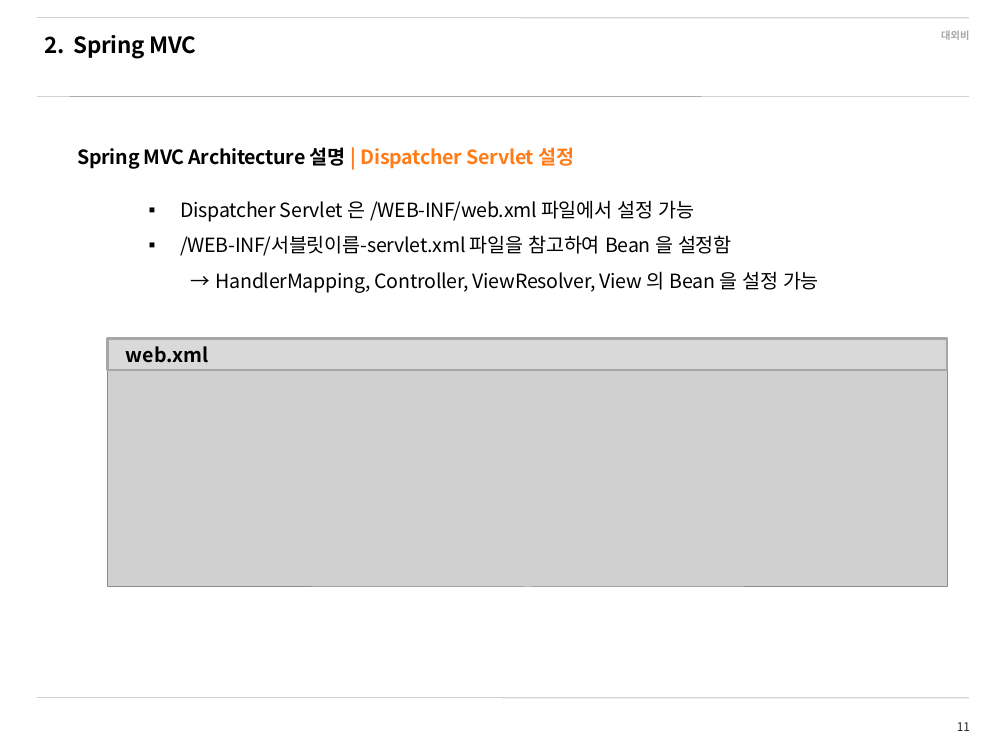
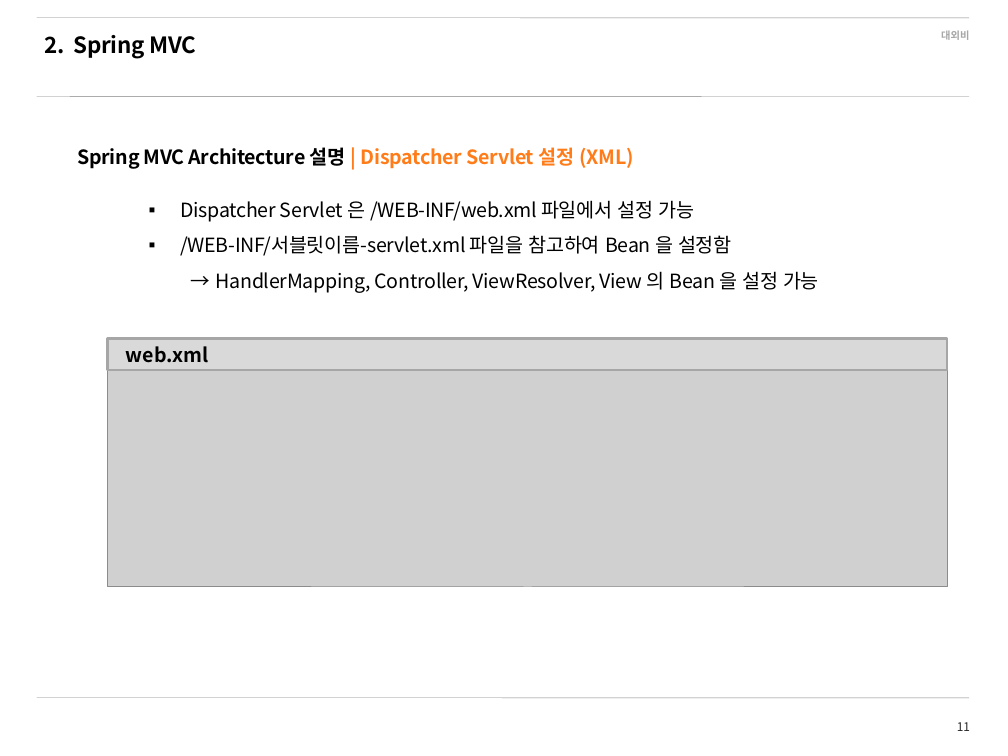
Before and after one commit to SeunghoonBaek/spring_learning, a slide deck: slide 11 of 09_Spring_Framework_MVC.pptx. Drawn at 1008x756 pixels with LibreOffice and Linux fonts; fonts in the diff are those of the drawing; grey boxes stand for pictures; background and template pictures are left out. Boxes give left, top, right and bottom in pixels: in the first picture for what was removed or moved away, otherwise in the second. Text is boxed around its words. In the diff, an @@ line names an element or a change of style, - is before the commit and + after.

```diff
--- a/09_Spring_Framework_MVC.pptx
+++ b/09_Spring_Framework_MVC.pptx
@@ text at (77,147,633,169): text changed; text colour #000000 to #FF7C19 @@
-Spring MVC Architecture 설명 | Dispatcher Servlet 설정
+Spring MVC Architecture 설명 | Dispatcher Servlet 설정 (XML)
```
Also in this commit, not shown: 5 other slides changed, 6 slides added, 1 slide removed, 22 other files.
